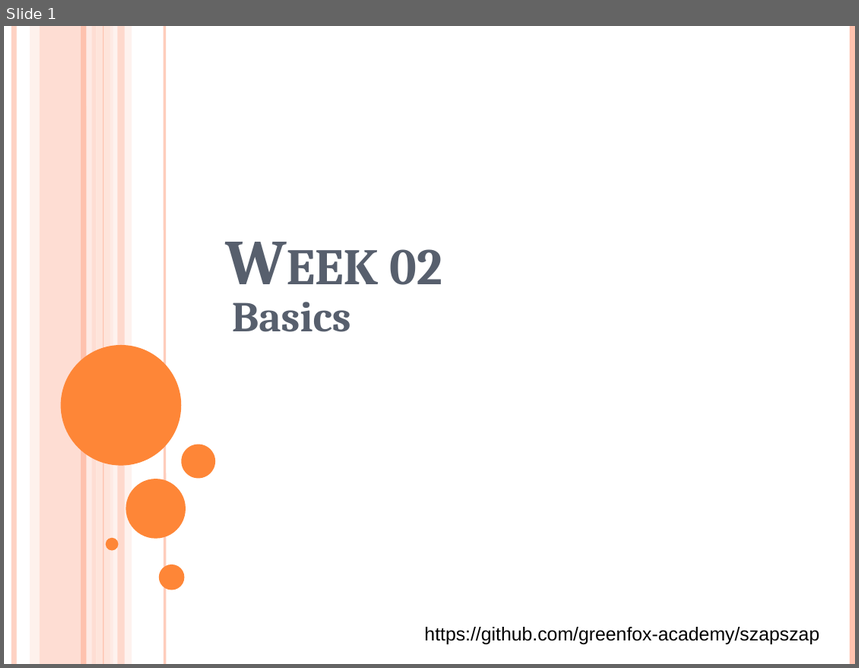
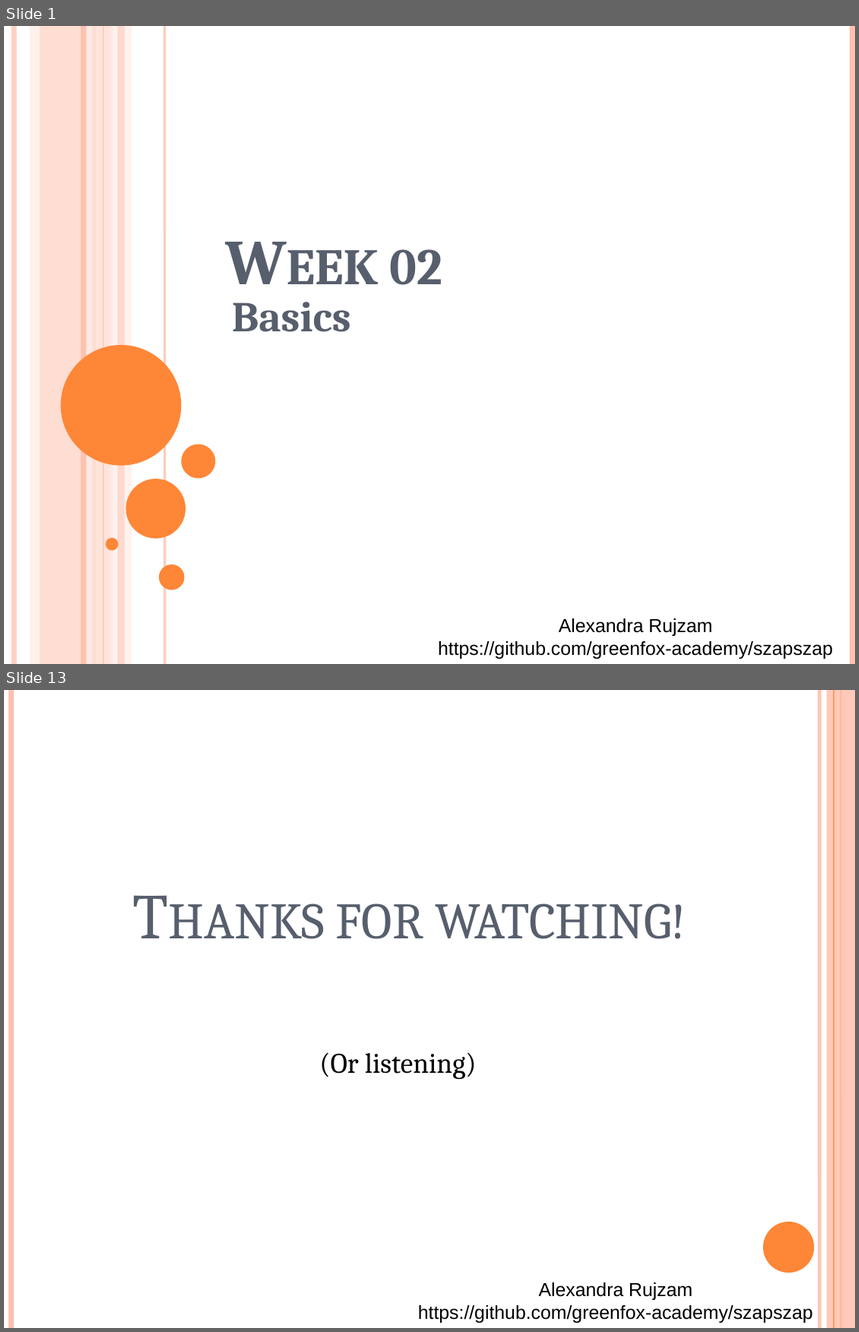
Before and after one commit to green-fox-academy/szapszap, a slide deck: Week02/day-05/Demo.pptx. Shown one above the other, each under a label of ours: slide 1 before the commit, slides 1 and 13 after it; the slides between them are not shown. The pictures are 859x668 and 859x1332 pixels, drawn with LibreOffice and Linux fonts; fonts in the diff are those of the drawing. Boxes give left, top, right and bottom in pixels: in the first picture for what was removed or moved away, otherwise in the second. Text is boxed around its words. In the diff, an @@ line names an element or a change of style, - is before the commit and + after.

```diff
--- a/Week02/day-05/Demo.pptx
+++ b/Week02/day-05/Demo.pptx
@@ slide 13 added at [4,690,855,1328], background #FFFFFF @@
@@ line added from (11, 690) to (11, 1328), #FEC3AE 4.5 pt @@
@@ line added from (819, 690) to (819, 1328), #FEC3AE 3 pt @@
@@ rectangle added at [827,690,855,1328], fill #FEC3AE at 87% opacity @@
@@ line added from (834, 690) to (834, 1328), #FE8637 0.75 pt @@
@@ line added from (841, 690) to (841, 1328), #FE8637 1.5 pt @@
@@ title added at [336,904,686,939], 54 pt, text #575F6D, small capitals @@
+Thanks for watching!
@@ text added at [319,1053,477,1080], 24 pt, text #000000 @@
+(Or listening)
@@ ellipse added at [763,1222,814,1273], fill #FE8637 @@
@@ text added at [418,1283,813,1323], 16 pt, text #000000 @@
+Alexandra Rujzam
+https://github.com/greenfox-academy/szapszap
@@ slide 1 changed as well @@
@@ text at [438,619,833,659]: text changed @@
-https://github.com/greenfox-academy/szapszap
+Alexandra Rujzam
+https://github.com/greenfox-academy/szapszap
```
Also in this commit, not shown: 11 other slides added, 10 other files.
